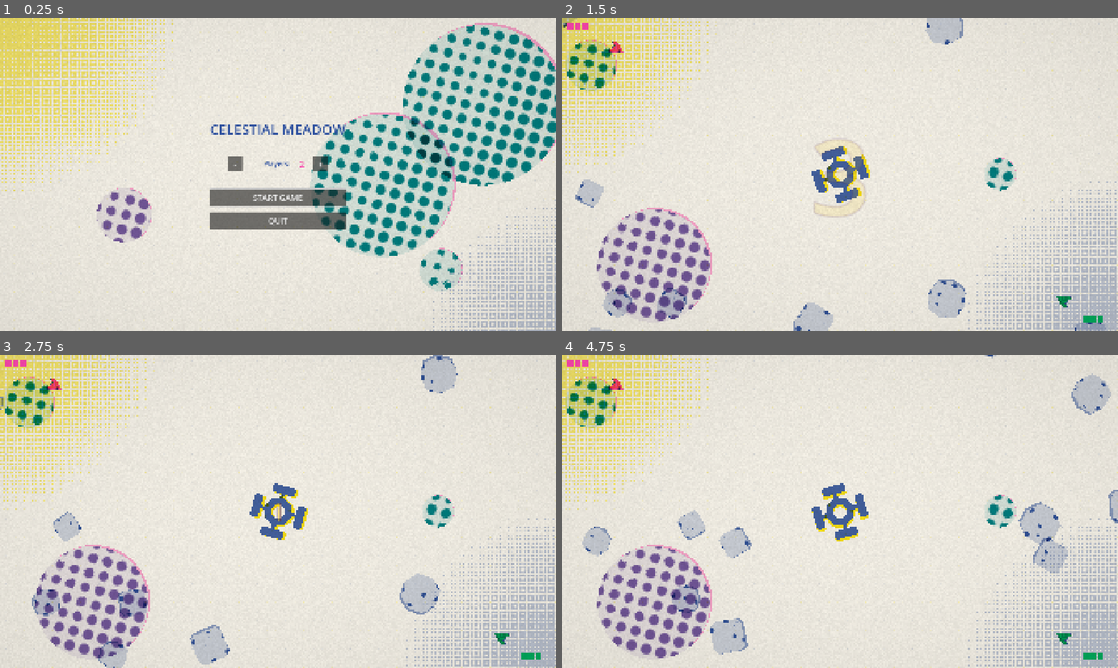
Above: before the commit, frames 1-4 (two rows, left to right).
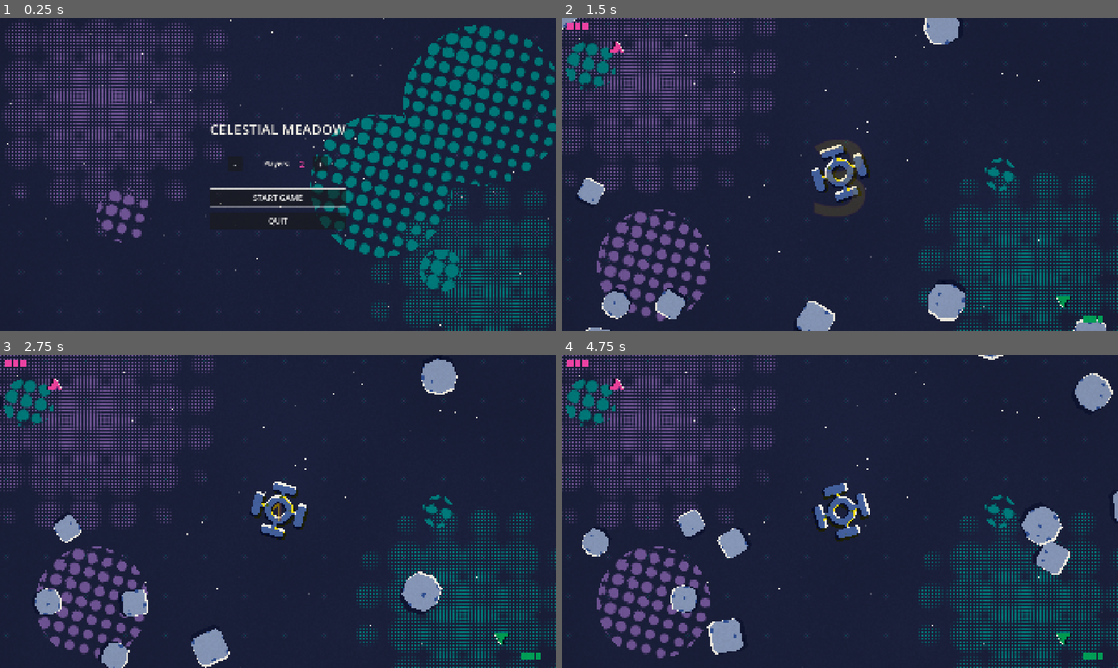
Above: after the commit, the same moments.

Repository: Teeohbee/CelestialMeadow
Game: Godot game, scene res://menu.tscn
The game is run twice, just before and just after one commit, with the same random seed, the same clock (stepped at 60 frames per second) and the same inputs.
Inputs:
- Up to frame 1 (0.25 s): no input
- Up to frame 2 (1.5 s): click "START GAME" at 0.5 s
- Up to frame 3 (2.75 s): no input
- Up to frame 4 (4.75 s): no input

The runs differ from the first frame. In frame 1, 95% of the frame differs, in the area x 0-100%, y 0-100%; in frame 2, 97%; in frame 3, 97%; in frame 4, 97%.

Commit message:
feat: dark ink flood with knockouts for the riso style
The sky is now a dense flood of dark ink rather than bare paper, so the
riso look reads as space:
- background: uneven dark flood, star knockouts showing the paper, and
  violet/teal halftone nebulae
- sprites print into knockouts trapped slightly out of register, giving
  each object a sliver of bare-paper edge against the dark
- planets are halftone knockouts rather than solid holes so they stay
  in the background
- asteroids printed denser blue, menu text back to paper colour

Diff:
--- a/menu.tscn
+++ b/menu.tscn
@@ -62,7 +62,7 @@
 
 [node name="Title" type="Label" parent="VBoxContainer"]
 layout_mode = 2
-theme_override_colors/font_color = Color(0.196, 0.333, 0.643, 1)
+theme_override_colors/font_color = Color(0.97, 0.955, 0.915, 1)
 theme_override_font_sizes/font_size = 48
 text = "CELESTIAL MEADOW"
 horizontal_alignment = 1
@@ -88,7 +88,7 @@
 [node name="PlayerLabel" type="Label" parent="VBoxContainer/PlayerCount"]
 custom_minimum_size = Vector2(150, 0)
 layout_mode = 2
-theme_override_colors/font_color = Color(0.196, 0.333, 0.643, 1)
+theme_override_colors/font_color = Color(0.97, 0.955, 0.915, 1)
 theme_override_font_sizes/font_size = 24
 text = "Players:"
 horizontal_alignment = 2
--- a/shaders/riso_paper.gdshader
+++ b/shaders/riso_paper.gdshader
@@ -1,17 +1,21 @@
 shader_type canvas_item;
 
-// Cream riso paper: fibre grain plus two faint halftone washes in opposite
-// corners. Local (world) space so it moves with camera shake.
+// The sky: cream paper under a dense flood of dark ink, printed slightly
+// unevenly. Stars are tiny knockouts showing the paper; nebulae are halftone
+// knockouts printed in a second ink. Local (world) space so it moves with
+// camera shake.
 
 uniform vec4 paper : source_color = vec4(0.97, 0.955, 0.915, 1.0);
-uniform vec4 wash_a : source_color = vec4(1.0, 0.91, 0.0, 1.0);     // riso Yellow, top-left
-uniform vec4 wash_b : source_color = vec4(0.196, 0.333, 0.643, 1.0); // riso Medium Blue, bottom-right
-uniform float wash_a_strength = 0.55;
-uniform float wash_b_strength = 0.3;
-uniform float wash_radius = 0.3;  // fraction of width
+uniform vec4 flood : source_color = vec4(0.11, 0.13, 0.24, 1.0);     // black over blue
+uniform vec4 nebula_a : source_color = vec4(0.463, 0.357, 0.655, 1.0); // riso Violet
+uniform vec4 nebula_b : source_color = vec4(0.0, 0.514, 0.541, 1.0); // riso Teal
+uniform float nebula_strength = 0.4;
 uniform vec2 size = vec2(2048.0, 1208.0);
-uniform float dot_cell = 14.0;
-uniform float grain = 0.04;
+uniform float dot_cell = 12.0;
+uniform float star_cell = 48.0;
+uniform float star_density = 0.14;
+uniform float unevenness = 0.08;
+uniform float grain = 0.05;
 
 varying vec2 local_pos;
 
@@ -23,18 +27,40 @@
 	return fract(sin(dot(p, vec2(127.1, 311.7))) * 43758.5453);
 }
 
+float value_noise(vec2 p) {
+	vec2 i = floor(p);
+	vec2 f = fract(p);
+	f = f * f * (3.0 - 2.0 * f);
+	return mix(mix(hash(i), hash(i + vec2(1.0, 0.0)), f.x),
+		mix(hash(i + vec2(0.0, 1.0)), hash(i + vec2(1.0, 1.0)), f.x), f.y);
+}
+
 float halftone(vec2 p, float amount) {
 	vec2 cell = fract(p / dot_cell) - 0.5;
 	float r = sqrt(clamp(amount, 0.0, 1.0)) * 0.62;
 	return 1.0 - smoothstep(r - 0.06, r + 0.06, length(cell));
 }
 
+float blob(vec2 centre, float radius) {
+	float n = value_noise(local_pos / 140.0) * 0.5;
+	return clamp(1.0 - length(local_pos - centre * size) / (radius * size.x) - n * 0.4, 0.0, 1.0);
+}
+
 void fragment() {
-	float a = max(0.0, 1.0 - length(local_pos) / (size.x * wash_radius));
-	float b = max(0.0, 1.0 - length(size - local_pos) / (size.x * wash_radius));
-	vec3 col = paper.rgb;
-	col *= mix(vec3(1.0), wash_a.rgb, halftone(local_pos, a) * wash_a_strength);
-	col *= mix(vec3(1.0), wash_b.rgb, halftone(local_pos + dot_cell * 0.5, b) * wash_b_strength);
+	vec3 col = flood.rgb * (1.0 - unevenness * 0.5 + unevenness * value_noise(local_pos / 260.0));
+
+	float a = blob(vec2(0.18, 0.22), 0.26) * nebula_strength;
+	float b = blob(vec2(0.82, 0.78), 0.22) * nebula_strength;
+	col = mix(col, paper.rgb * nebula_a.rgb, halftone(local_pos, a));
+	col = mix(col, paper.rgb * nebula_b.rgb, halftone(local_pos + dot_cell * 0.5, b));
+
+	vec2 cell = floor(local_pos / star_cell);
+	if (hash(cell) < star_density) {
+		vec2 pos = (cell + vec2(hash(cell + 1.7), hash(cell + 3.1))) * star_cell;
+		float r = 0.8 + 2.2 * hash(cell + 5.3) * hash(cell + 7.9);
+		col = mix(col, paper.rgb, 1.0 - smoothstep(r - 0.6, r + 0.6, length(local_pos - pos)));
+	}
+
 	col *= 1.0 - grain * hash(floor(local_pos));
 	COLOR = vec4(col, 1.0);
 }
--- a/shaders/riso_planet_material.tres
+++ b/shaders/riso_planet_material.tres
@@ -4,10 +4,8 @@
 
 [resource]
 shader = ExtResource("1_shader")
-shader_parameter/second_ink = Color(1, 0.282, 0.69, 1)
-shader_parameter/misregister = Vector2(16, -12)
-shader_parameter/fill = 0.12
-shader_parameter/shade_strength = 0.5
-shader_parameter/offset_strength = 0.45
-shader_parameter/shade_in_main_ink = true
+shader_parameter/halftone_knockout = true
+shader_parameter/fill = 0.08
+shader_parameter/shade_strength = 0.75
+shader_parameter/offset_strength = 0.0
 shader_parameter/dot_cell = 9.0
--- a/shaders/riso_sprite.gdshader
+++ b/shaders/riso_sprite.gdshader
@@ -1,18 +1,21 @@
 shader_type canvas_item;
-render_mode blend_mul;
 
-// Risograph print: the sprite is printed as flat ink (its modulate colour),
-// shaded with screen-space halftone dots in a second ink, with a misregistered
-// copy of the silhouette in that second ink. Multiplied onto the paper below,
-// so overlapping prints mix like real ink. Output white = no ink.
+// Risograph print on a dark ink flood. The sky is a solid flood of dark ink;
+// each sprite is a knockout (a hole in the flood showing cream paper) with
+// its inks printed into the hole. The hole is trapped slightly out of
+// register, so a sliver of bare paper shows on one side and ink spills onto
+// the flood on the other. Inks multiply with whatever they print over.
 
+uniform vec4 paper : source_color = vec4(0.97, 0.955, 0.915, 1.0);
+uniform vec4 flood : source_color = vec4(0.11, 0.13, 0.24, 1.0);         // must match the background flood
 uniform vec4 second_ink : source_color = vec4(0.196, 0.333, 0.643, 1.0); // riso Medium Blue
-uniform vec2 misregister = vec2(5.0, 5.0);  // texture pixels
+uniform vec2 trap = vec2(-4.0, -4.0);       // knockout hole offset from the ink, texture pixels
+uniform vec2 misregister = vec2(5.0, 5.0);  // second-ink silhouette offset, texture pixels
 uniform float fill = 0.95;                  // coverage of the main ink
 uniform float shade_strength = 0.85;        // halftone from the sprite's dark areas
 uniform float offset_strength = 0.9;        // coverage of the misregistered silhouette
-uniform float knockout = 1.0;               // 1 = offset only prints where the main ink doesn't
 uniform bool shade_in_main_ink = false;     // halftone shading in the main ink instead of the second
+uniform bool halftone_knockout = false;     // knock out a halftone of the sprite instead of a solid hole (background objects)
 uniform float dot_cell = 7.0;               // halftone cell size in screen pixels
 uniform float dot_angle = 15.0;             // degrees
 
@@ -30,23 +33,39 @@
 	return 1.0 - smoothstep(r - 0.08, r + 0.08, length(cell));
 }
 
+float silhouette(sampler2D tex, vec2 uv) {
+	return step(0.5, texture(tex, uv).a);
+}
+
 void fragment() {
 	vec4 tex = texture(TEXTURE, UV);
 	float lum = dot(tex.rgb, vec3(0.299, 0.587, 0.114));
 	float body = step(0.5, tex.a);
 
-	float offset_alpha = step(0.5, texture(TEXTURE, UV - misregister * TEXTURE_PIXEL_SIZE).a);
-	float offset_cov = offset_alpha * mix(1.0, 1.0 - body, knockout) * offset_strength;
+	float offset_cov = silhouette(TEXTURE, UV - misregister * TEXTURE_PIXEL_SIZE) * (1.0 - body) * offset_strength;
 	float shade_cov = body * halftone(FRAGCOORD.xy, (1.0 - lum) * shade_strength);
 
+	float hole;
+	float alpha;
 	vec3 main_ink;
 	vec3 second;
-	if (shade_in_main_ink) {
-		main_ink = mix(vec3(1.0), tint.rgb, max(body * fill, shade_cov));
+	if (halftone_knockout) {
+		hole = body * halftone(FRAGCOORD.xy, fill + lum * shade_strength);
+		alpha = hole;
+		main_ink = tint.rgb;
 		second = mix(vec3(1.0), second_ink.rgb, offset_cov);
 	} else {
-		main_ink = mix(vec3(1.0), tint.rgb, body * fill);
-		second = mix(vec3(1.0), second_ink.rgb, max(offset_cov, shade_cov));
+		hole = silhouette(TEXTURE, UV - trap * TEXTURE_PIXEL_SIZE);
+		alpha = max(hole, max(body, step(0.001, offset_cov)));
+		if (shade_in_main_ink) {
+			main_ink = mix(vec3(1.0), tint.rgb, max(body * fill, shade_cov));
+			second = mix(vec3(1.0), second_ink.rgb, offset_cov);
+		} else {
+			main_ink = mix(vec3(1.0), tint.rgb, body * fill);
+			second = mix(vec3(1.0), second_ink.rgb, max(offset_cov, shade_cov));
+		}
 	}
-	COLOR = vec4(mix(vec3(1.0), main_ink * second, tint.a), 1.0);
+
+	vec3 base = mix(flood.rgb, paper.rgb, hole);
+	COLOR = vec4(base * main_ink * second, alpha * tint.a);
 }
--- a/shaders/riso_sprite_material.tres
+++ b/shaders/riso_sprite_material.tres
@@ -5,7 +5,7 @@
 [resource]
 shader = ExtResource("1_shader")
 shader_parameter/misregister = Vector2(4, 4)
-shader_parameter/fill = 0.22
+shader_parameter/fill = 0.55
 shader_parameter/shade_strength = 0.9
 shader_parameter/offset_strength = 0.55
 shader_parameter/shade_in_main_ink = true
